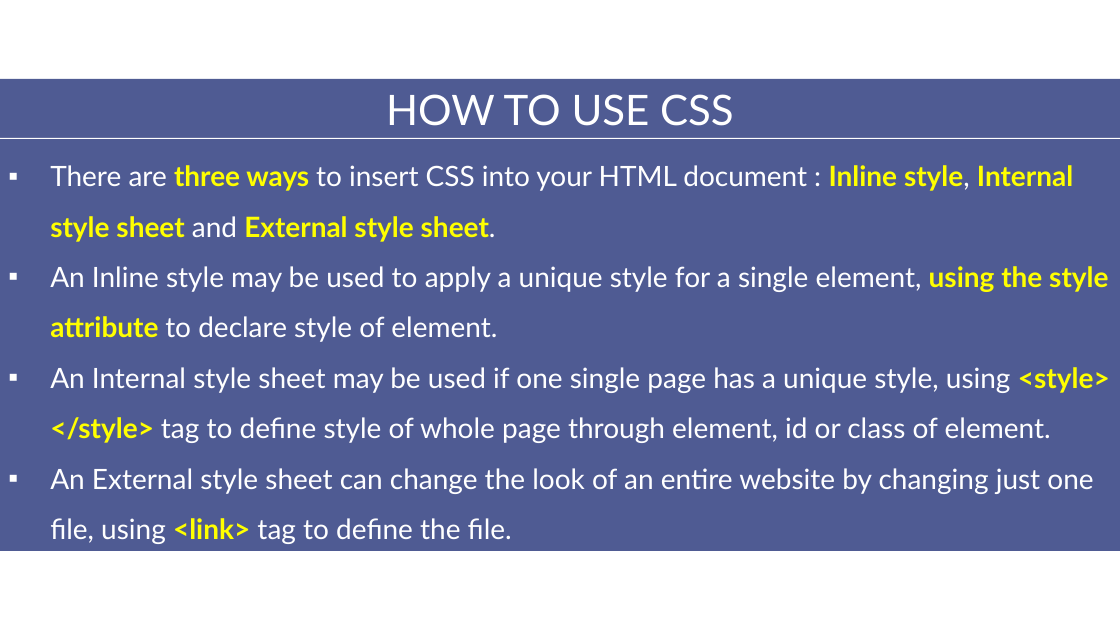
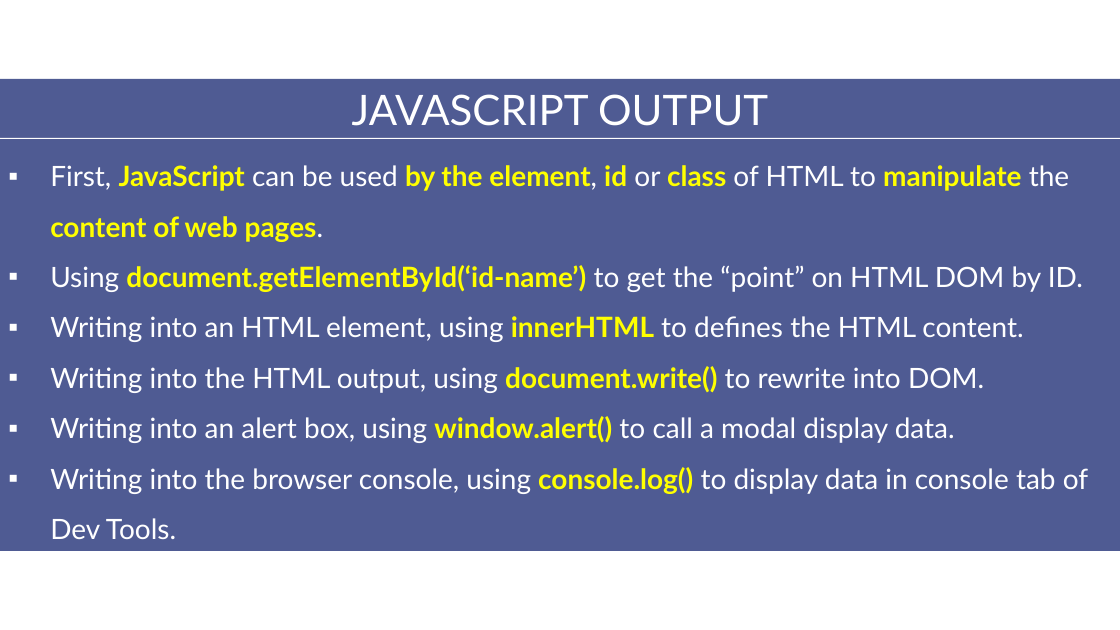
Before and after one commit to aptech-php/aptech-php-course, a slide deck: slide 5 of HTML-CSS-JS/slides/4-JavaScript.pptx. Drawn at 1120x630 pixels with LibreOffice and Linux fonts; fonts in the diff are those of the drawing. Boxes give left, top, right and bottom in pixels: in the first picture for what was removed or moved away, otherwise in the second. Text is boxed around its words. In the diff, an @@ line names an element or a change of style, - is before the commit and + after.

Commit message:
add javascript slide

```diff
--- a/HTML-CSS-JS/slides/4-JavaScript.pptx
+++ b/HTML-CSS-JS/slides/4-JavaScript.pptx
@@ text at (352,94,768,126): text changed @@
-HOW TO USE CSS
+JAVASCRIPT OUTPUT
@@ text at (50,165,1088,539): text changed @@
-▪ There are three ways to insert CSS into your HTML document : Inline style, Internal style sheet and External style sheet.
-▪ An Inline style may be used to apply a unique style for a single element, using the style attribute to declare style of element.
-▪ An Internal style sheet may be used if one single page has a unique style, using <style> </style> tag to define style of whole page through element, id or class of element.
-▪ An External style sheet can change the look of an entire website by changing just one file, using <link> tag to define the file.
+▪ First, JavaScript can be used by the element, id or class of HTML to manipulate the content of web pages.
+▪ Using document.getElementById(‘id-name’) to get the “point” on HTML DOM by ID.
+▪ Writing into an HTML element, using innerHTML to defines the HTML content.
+▪ Writing into the HTML output, using document.write() to rewrite into DOM.
+▪ Writing into an alert box, using window.alert() to call a modal display data.
+▪ Writing into the browser console, using console.log() to display data in console tab of Dev Tools.
```
Also in this commit, not shown: 3 other slides changed, 3 slides added, 3 slides removed, 1 other file.
